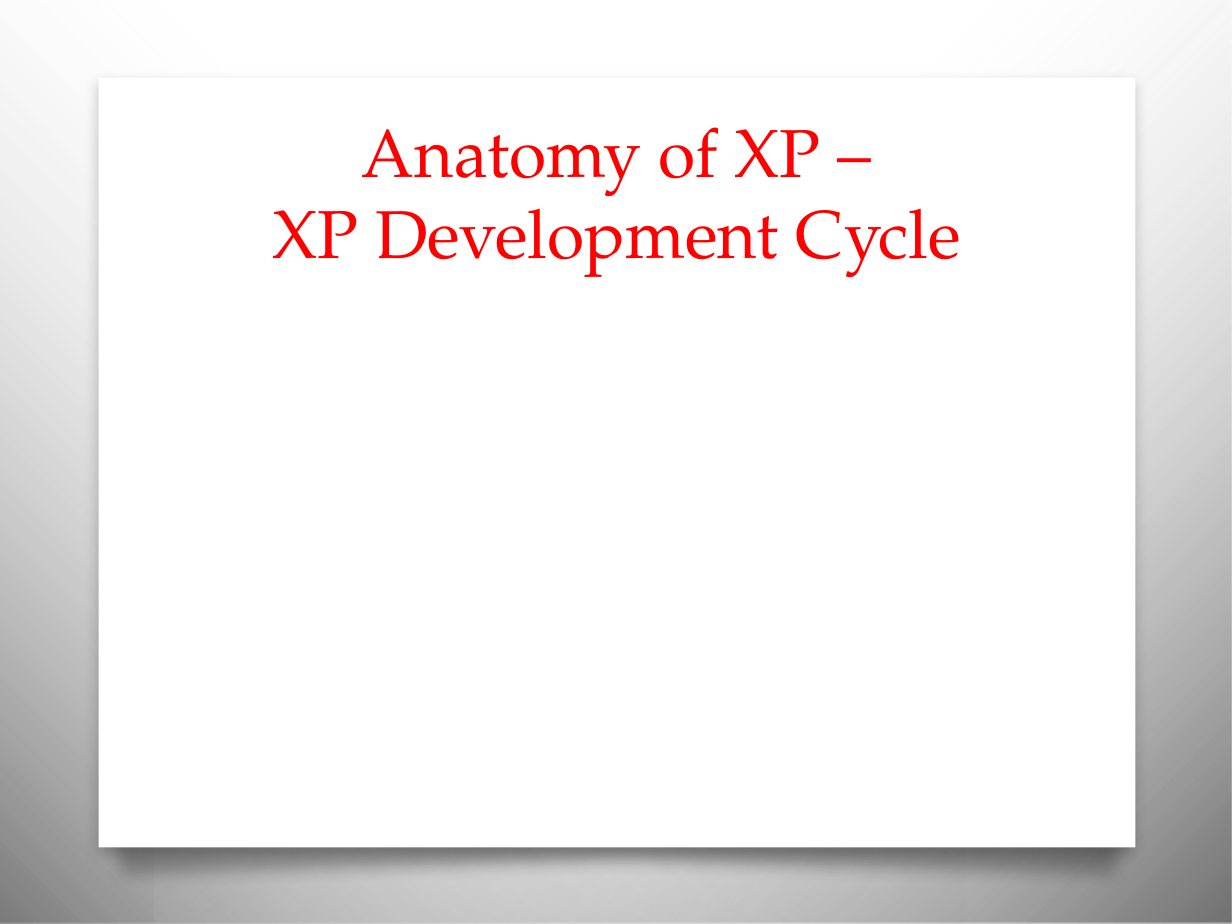
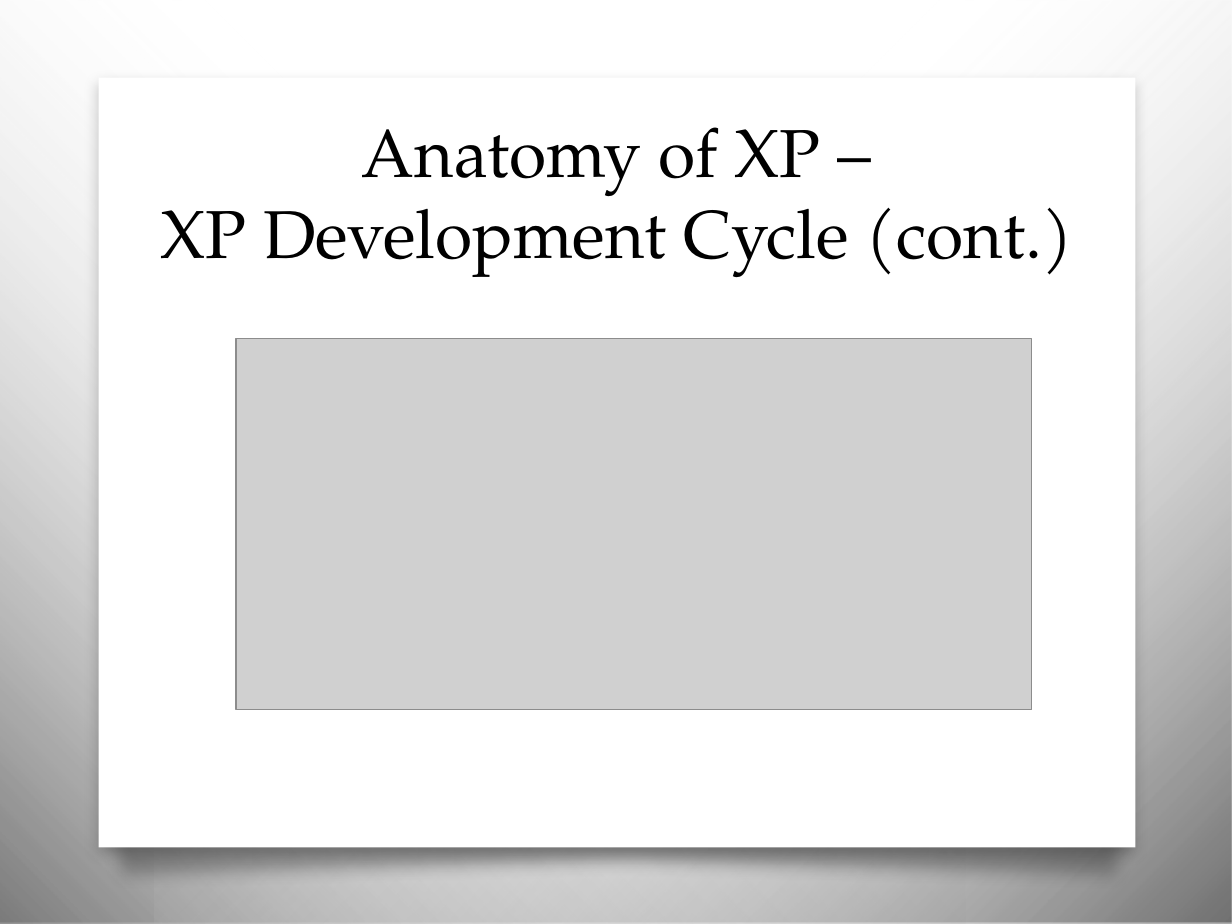
Before and after one commit to msnyde8/COSC617, a slide deck: slide 8 of Readings/Embracing Change with Extreme Programming - MJS.pptx. Drawn at 1232x924 pixels with LibreOffice and Linux fonts; fonts in the diff are those of the drawing; grey boxes stand for pictures; background and template pictures are left out. Boxes give left, top, right and bottom in pixels: in the first picture for what was removed or moved away, otherwise in the second. Text is boxed around its words. In the diff, an @@ line names an element or a change of style, - is before the commit and + after.

```diff
--- a/Readings/Embracing Change with Extreme Programming - MJS.pptx
+++ b/Readings/Embracing Change with Extreme Programming - MJS.pptx
@@ title at box(160, 127, 1073, 277): text changed; text colour #FF0000 to #000000 @@
-Anatomy of XP –
-XP Development Cycle
+Anatomy of XP –
+XP Development Cycle (cont.)
@@ picture added at box(237, 339, 1032, 710) @@
```
Also in this commit, not shown: 9 other slides changed, 2 slides added, 5 slides removed, 2 other files.
